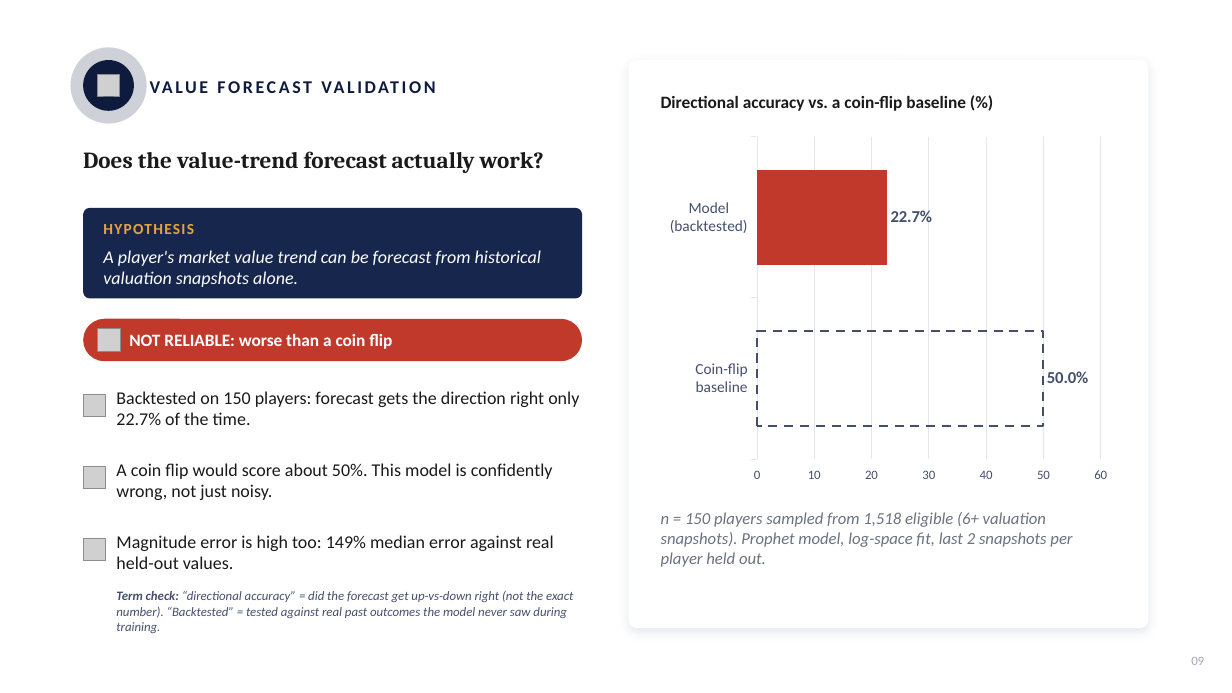
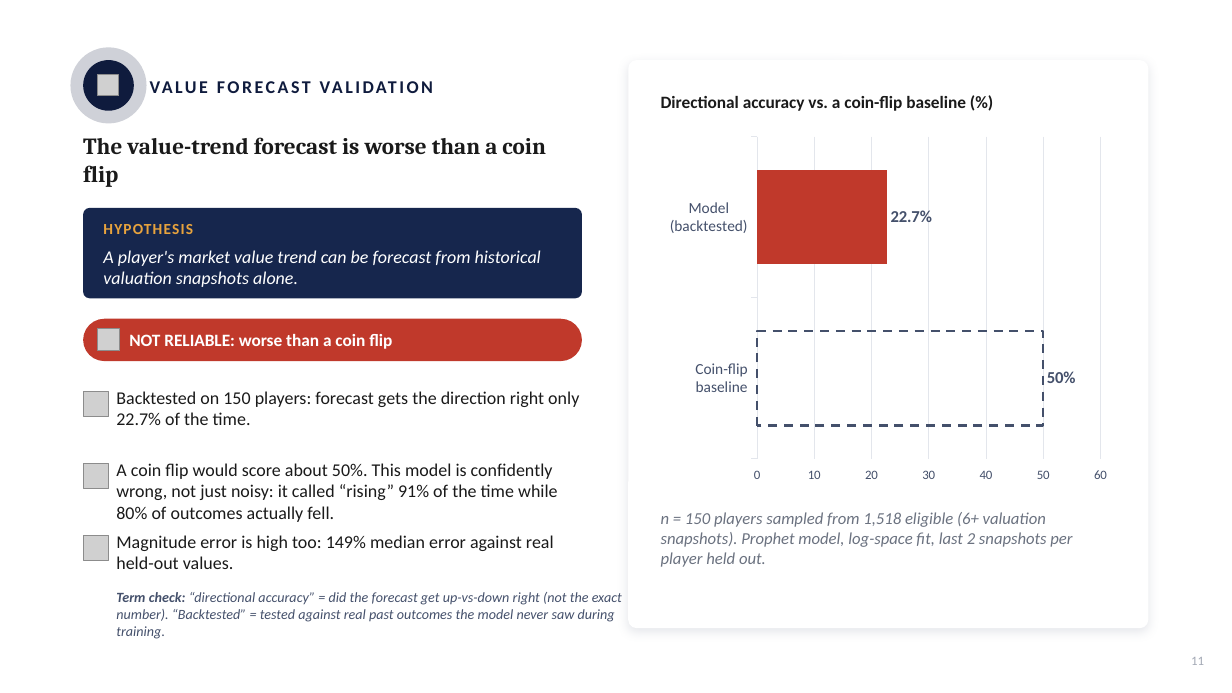
Before and after one commit to Simba90m/capstone_project_worth_the_investment_PL, a slide deck: slide 11 of Worth_the_Investment_Capstone_Skeleton_Final.pptx (slide 9 before the commit). Drawn at 1232x693 pixels with LibreOffice and Linux fonts; fonts in the diff are those of the drawing; grey boxes stand for pictures. Boxes give left, top, right and bottom in pixels: in the first picture for what was removed or moved away, otherwise in the second. Text is boxed around its words. In the diff, an @@ line names an element or a change of style, - is before the commit and + after.

```diff
--- a/Worth_the_Investment_Capstone_Skeleton_Final.pptx
+++ b/Worth_the_Investment_Capstone_Skeleton_Final.pptx
@@ text "VALUE FORECAST VALIDATION" at [127, 137, 337, 154]: letter spacing 2 to 1.9 pt @@
@@ text at [83, 138, 546, 187]: text changed @@
-Does the value-trend forecast actually work?
+The value-trend forecast is worse than a coin flip
@@ bar chart at [661, 129, 1116, 490] @@
@@ data labels of Series 1 changed @@
@@ category axis changed @@
@@ value axis changed @@
@@ picture: place and size @@
-picture at [83, 395, 105, 417]
+picture at [83, 392, 109, 418]
@@ picture: place and size @@
-picture at [83, 467, 105, 489]
+picture at [83, 463, 109, 489]
@@ text at [116, 463, 558, 522]: text changed @@
-A coin flip would score about 50%. This model is confidently wrong, not just noisy.
+A coin flip would score about 50%. This model is confidently wrong, not just noisy: it called “rising” 91% of the time while 80% of outcomes actually fell.
@@ picture: place and size @@
-picture at [83, 539, 105, 561]
+picture at [83, 535, 109, 561]
@@ text "Term check: “directional accuracy” = ..." at [116, 592, 622, 639]: size 10 to 11 pt @@
@@ text at [1191, 657, 1204, 665]: text changed @@
-09
+11
```
Also in this commit, not shown: 14 other slides changed, 2 slides added.
